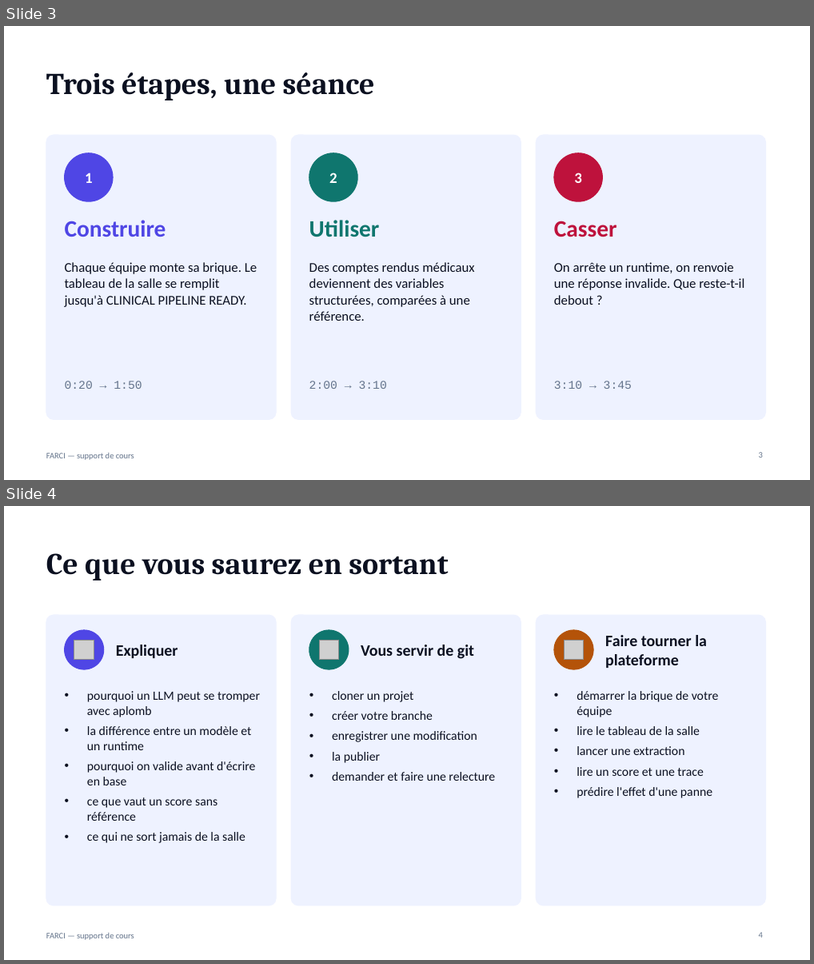
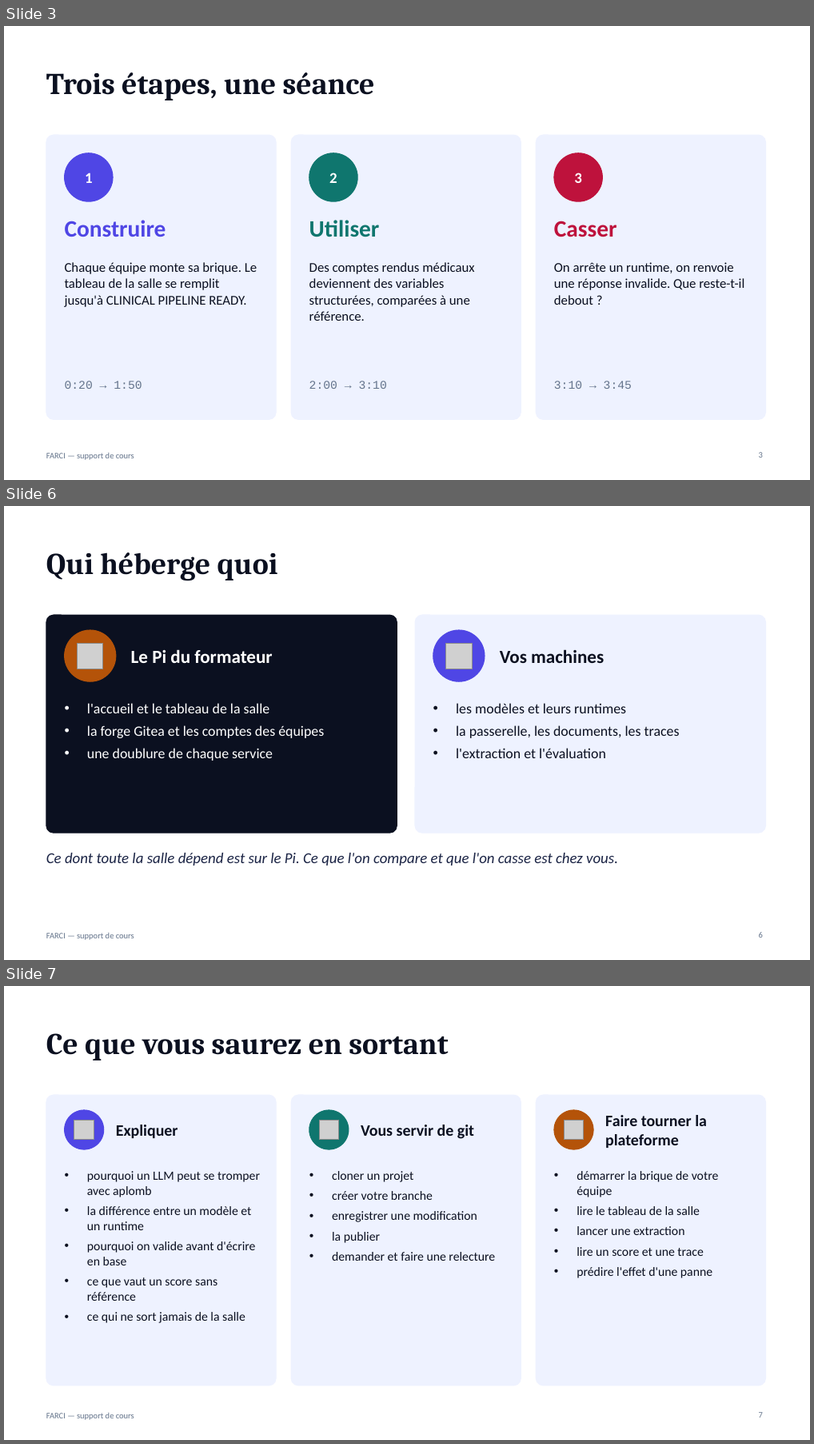
Before and after one commit to jdanion/FARCI, a slide deck: docs/support/FARCI-support-de-cours.pptx. Shown one above the other, each under a label of ours: slides 3 and 4 before the commit, slides 3, 6 and 7 after it; the slides between them are not shown. The pictures are 814x964 and 814x1444 pixels, drawn with LibreOffice and Linux fonts; fonts in the diff are those of the drawing; grey boxes stand for pictures. Boxes give left, top, right and bottom in pixels: in the first picture for what was removed or moved away, otherwise in the second. Text is boxed around its words. In the diff, an @@ line names an element or a change of style, - is before the commit and + after.

```diff
--- a/docs/support/FARCI-support-de-cours.pptx
+++ b/docs/support/FARCI-support-de-cours.pptx
@@ slide 6 added at box(4, 506, 810, 960), background #FFFFFF; not listed: 1 template element that a slide beside it also shows @@
@@ title added at box(46, 552, 278, 580), 36 pt, text #0B1020, bold @@
+Qui héberge quoi
@@ rounded rectangle added at box(46, 615, 398, 832), fill #0B1020, outline #0B1020 1 pt @@
@@ rounded rectangle added at box(415, 615, 766, 832), fill #EEF2FF, outline #EEF2FF 1 pt @@
@@ ellipse added at box(65, 630, 116, 681), fill #B45309, outline #B45309 1 pt @@
@@ picture added at box(77, 643, 102, 668) @@
@@ text added at box(131, 649, 272, 663), 22 pt, text #FFFFFF, bold @@
+Le Pi du formateur
@@ ellipse added at box(434, 630, 485, 681), fill #4F46E5, outline #4F46E5 1 pt @@
@@ picture added at box(446, 643, 472, 668) @@
@@ text added at box(500, 649, 604, 663), 22 pt, text #0B1020, bold @@
+Vos machines
@@ text added at box(87, 703, 324, 760), 17 pt, text #FFFFFF @@
+• l'accueil et le tableau de la salle
+• la forge Gitea et les comptes des équipes
+• une doublure de chaque service
@@ text added at box(456, 703, 680, 758), 17 pt, text #0B1020 @@
+• les modèles et leurs runtimes
+• la passerelle, les documents, les traces
+• l'extraction et l'évaluation
@@ text added at box(46, 852, 618, 865), 18 pt, text #1B2445, italic @@
+Ce dont toute la salle dépend est sur le Pi. Ce que l'on compare et que l'on casse est chez vous.
@@ page number added at box(759, 932, 763, 937), 10 pt, text #64748B @@
+6
@@ what was slide 4 is now slide 7 @@
@@ page number at box(759, 1412, 763, 1417): text changed @@
-4
+7
```
Also in this commit, not shown: 9 slides changed, 3 other slides added, 30 other files.
